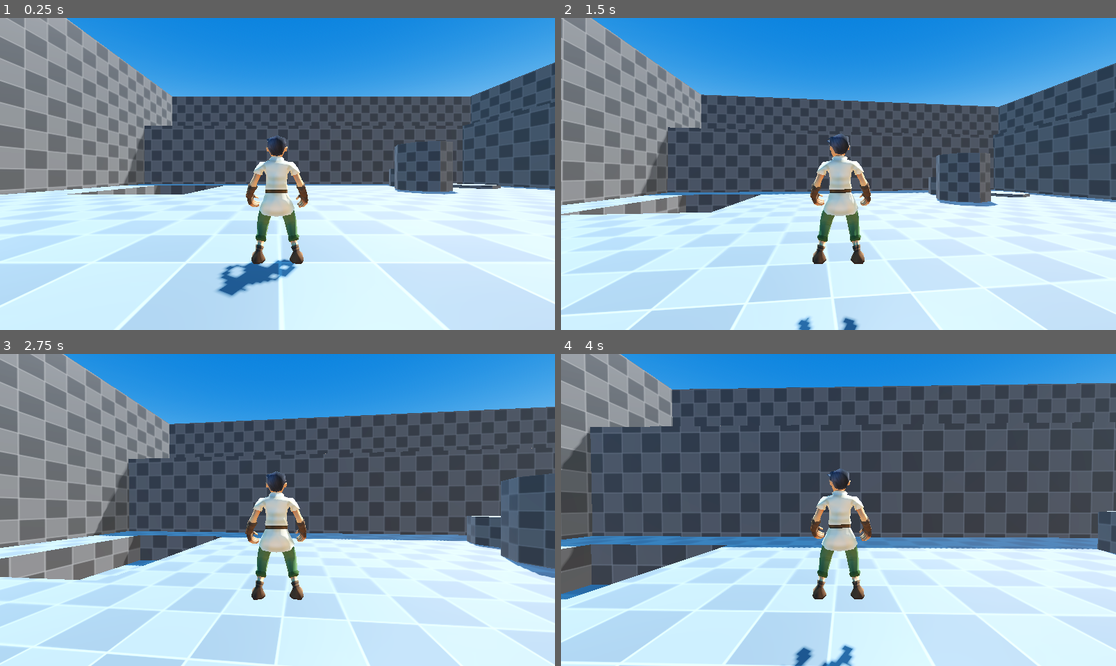
Above: before the commit, frames 1-4 (two rows, left to right).
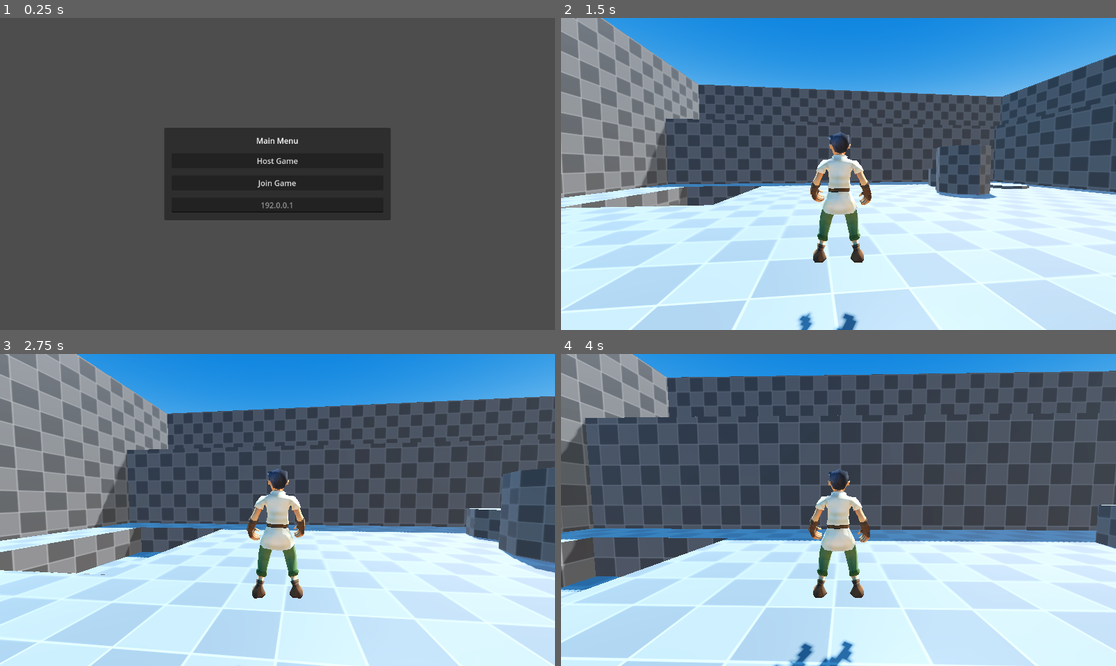
Above: after the commit, the same moments.

Repository: berkunal/playable-workshop-tutorial
Game: Godot game, scene res://scenes/node_3d.tscn
The game is run twice, just before and just after one commit, with the same random seed, the same clock (stepped at 60 frames per second) and the same inputs.
Inputs (mouse positions are in pixels of both pictures, inside the frame that each line leads up to):
- Up to frame 1 (0.25 s): no input
- Up to frame 2 (1.5 s): click (838, 161) at 0.5 s, where only the run after the commit has a clickable "Host Game"; tap Enter (ui_accept) at 1.25 s; move the mouse to (866, 174) at 1.27 s; hold W (move_forward) from 1.28 s (still down); click (866, 174) at 1.42 s
- Up to frame 3 (2.75 s): keep holding W (move_forward); tap Enter (ui_accept) at 1.52, 2.27 s; move the mouse to (249, 510) at 2.02 s
- Up to frame 4 (4 s): keep holding W (move_forward); move the mouse to (849, 503) at 2.77 s; move the mouse to (832, 516) at 3.52 s; click (832, 516) at 3.67 s; tap Enter (ui_accept) at 3.77 s

The runs differ from the first frame. In frame 1, 94% of the frame differs, in the area x 0-100%, y 0-100%; in frame 2, 28%; in frame 3, 31%; in frame 4, 32%.

Commit message:
Multiplayer introduced

Diff:
--- a/project.godot
+++ b/project.godot
@@ -65,6 +65,11 @@
 "events": [Object(InputEventJoypadMotion,"resource_local_to_scene":false,"resource_name":"","device":-1,"axis":3,"axis_value":1.0,"script":null)
 ]
 }
+quit={
+"deadzone": 0.2,
+"events": [Object(InputEventKey,"resource_local_to_scene":false,"resource_name":"","device":-1,"window_id":0,"alt_pressed":false,"shift_pressed":false,"ctrl_pressed":false,"meta_pressed":false,"pressed":false,"keycode":0,"physical_keycode":4194305,"key_label":0,"unicode":0,"location":0,"echo":false,"script":null)
+]
+}
 
 [rendering]
 
--- a/scenes/node_3d.tscn
+++ b/scenes/node_3d.tscn
@@ -1,6 +1,6 @@
 [gd_scene load_steps=6 format=3 uid="uid://b44hl5w340qu7"]
 
-[ext_resource type="PackedScene" uid="uid://be83o1pwbg6s5" path="res://scenes/player.tscn" id="1_ns6u7"]
+[ext_resource type="Script" uid="uid://cmf4161jp67qe" path="res://scripts/Main.gd" id="1_5t4e2"]
 [ext_resource type="PackedScene" uid="uid://xcgqgh4crfva" path="res://meshes/test_level.glb" id="2_ns6u7"]
 
 [sub_resource type="ProceduralSkyMaterial" id="ProceduralSkyMaterial_20vo2"]
@@ -18,7 +18,8 @@
 tonemap_mode = 2
 glow_enabled = true
 
-[node name="Node3D" type="Node3D"]
+[node name="World" type="Node"]
+script = ExtResource("1_5t4e2")
 
 [node name="WorldEnvironment" type="WorldEnvironment" parent="."]
 environment = SubResource("Environment_ns6u7")
@@ -27,6 +28,54 @@
 transform = Transform3D(-0.866025, -0.433013, 0.25, 0, 0.5, 0.866025, -0.5, 0.75, -0.433013, 0, 0, 0)
 shadow_enabled = true
 
-[node name="Player" parent="." instance=ExtResource("1_ns6u7")]
+[node name="CanvasLayer" type="CanvasLayer" parent="."]
+
+[node name="MainMenu" type="PanelContainer" parent="CanvasLayer"]
+anchors_preset = 15
+anchor_right = 1.0
+anchor_bottom = 1.0
+offset_left = 341.0
+offset_top = 228.0
+offset_right = -341.0
+offset_bottom = -228.0
+grow_horizontal = 2
+grow_vertical = 2
+
+[node name="MarginContainer" type="MarginContainer" parent="CanvasLayer/MainMenu"]
+layout_mode = 2
+theme_override_constants/margin_left = 15
+theme_override_constants/margin_top = 15
+theme_override_constants/margin_right = 15
+theme_override_constants/margin_bottom = 15
+
+[node name="VBoxContainer" type="VBoxContainer" parent="CanvasLayer/MainMenu/MarginContainer"]
+layout_mode = 2
+theme_override_constants/separation = 15
+
+[node name="Label" type="Label" parent="CanvasLayer/MainMenu/MarginContainer/VBoxContainer"]
+layout_mode = 2
+text = "Main Menu"
+horizontal_alignment = 1
+vertical_alignment = 1
+
+[node name="HostButton" type="Button" parent="CanvasLayer/MainMenu/MarginContainer/VBoxContainer"]
+layout_mode = 2
+text = "Host Game"
+
+[node name="JoinButton" type="Button" parent="CanvasLayer/MainMenu/MarginContainer/VBoxContainer"]
+layout_mode = 2
+text = "Join Game"
+
+[node name="AddressEntry" type="LineEdit" parent="CanvasLayer/MainMenu/MarginContainer/VBoxContainer"]
+layout_mode = 2
+placeholder_text = "192.0.0.1"
+alignment = 1
 
 [node name="test_level" parent="." instance=ExtResource("2_ns6u7")]
+
+[node name="MultiplayerSpawner" type="MultiplayerSpawner" parent="."]
+_spawnable_scenes = PackedStringArray("uid://be83o1pwbg6s5")
+spawn_path = NodePath("..")
+
+[connection signal="pressed" from="CanvasLayer/MainMenu/MarginContainer/VBoxContainer/HostButton" to="." method="_on_host_button_pressed"]
+[connection signal="pressed" from="CanvasLayer/MainMenu/MarginContainer/VBoxContainer/JoinButton" to="." method="_on_join_button_pressed"]
--- a/scenes/player.tscn
+++ b/scenes/player.tscn
@@ -7,6 +7,14 @@
 [sub_resource type="CapsuleShape3D" id="CapsuleShape3D_20vo2"]
 
 [sub_resource type="SphereShape3D" id="SphereShape3D_qhqgy"]
+
+[sub_resource type="SceneReplicationConfig" id="SceneReplicationConfig_qhqgy"]
+properties/0/path = NodePath(".:position")
+properties/0/spawn = true
+properties/0/replication_mode = 1
+properties/1/path = NodePath(".:rotation")
+properties/1/spawn = true
+properties/1/replication_mode = 1
 
 [node name="Player" type="CharacterBody3D"]
 script = ExtResource("1_3vyb7")
@@ -64,4 +72,7 @@
 [node name="AnimationPlayer" parent="Mesh" index="1"]
 autoplay = "freehand_idle"
 
+[node name="MultiplayerSynchronizer" type="MultiplayerSynchronizer" parent="."]
+replication_config = SubResource("SceneReplicationConfig_qhqgy")
+
 [editable path="Mesh"]
--- /dev/null
+++ b/scripts/Main.gd
@@ -0,0 +1,28 @@
+extends Node
+
+@onready var main_menu := $CanvasLayer/MainMenu
+@onready var address_entry := $CanvasLayer/MainMenu/MarginContainer/VBoxContainer/AddressEntry
+
+const Player = preload("res://scenes/player.tscn")
+const PORT = 9000
+var enet_peer := ENetMultiplayerPeer.new()
+
+func _on_host_button_pressed() -> void:
+	main_menu.hide()
+
+	enet_peer.create_server(PORT)
+	multiplayer.multiplayer_peer = enet_peer
+	multiplayer.peer_connected.connect(add_player)
+
+	add_player(multiplayer.get_unique_id())
+
+func _on_join_button_pressed() -> void:
+	main_menu.hide()
+
+	enet_peer.create_client("localhost", PORT) # Temp localhost
+	multiplayer.multiplayer_peer = enet_peer
+
+func add_player(peer_id: int) -> void:
+	var player := Player.instantiate()
+	player.name = "Player_" + str(peer_id)
+	add_child(player)
--- a/scripts/player.gd
+++ b/scripts/player.gd
@@ -1,11 +1,19 @@
 extends CharacterBody3D
-
 
 const SPEED = 5.0
 const JUMP_VELOCITY = 4.5
 @onready var camera := $CameraRig/Camera3D
 
+func _ready() -> void:
+	if not is_multiplayer_authority():
+		return
+
+	camera.current = true
+
 func _physics_process(delta: float) -> void:
+	if not is_multiplayer_authority():
+		return
+
 	# Add the gravity.
 	if not is_on_floor():
 		velocity += get_gravity() * delta
@@ -34,3 +42,6 @@
 		var yaw := atan2(-direction.x, -direction.z)
 		yaw = lerp_angle(rotation.y, yaw, 0.25)
 		rotation.y = yaw
+
+func _enter_tree() -> void:
+	set_multiplayer_authority(str(name).to_int())
Not shown: 1 places in scenes/player.tscn that only renumber resources
Not shown, added: scripts/Main.gd.uid
